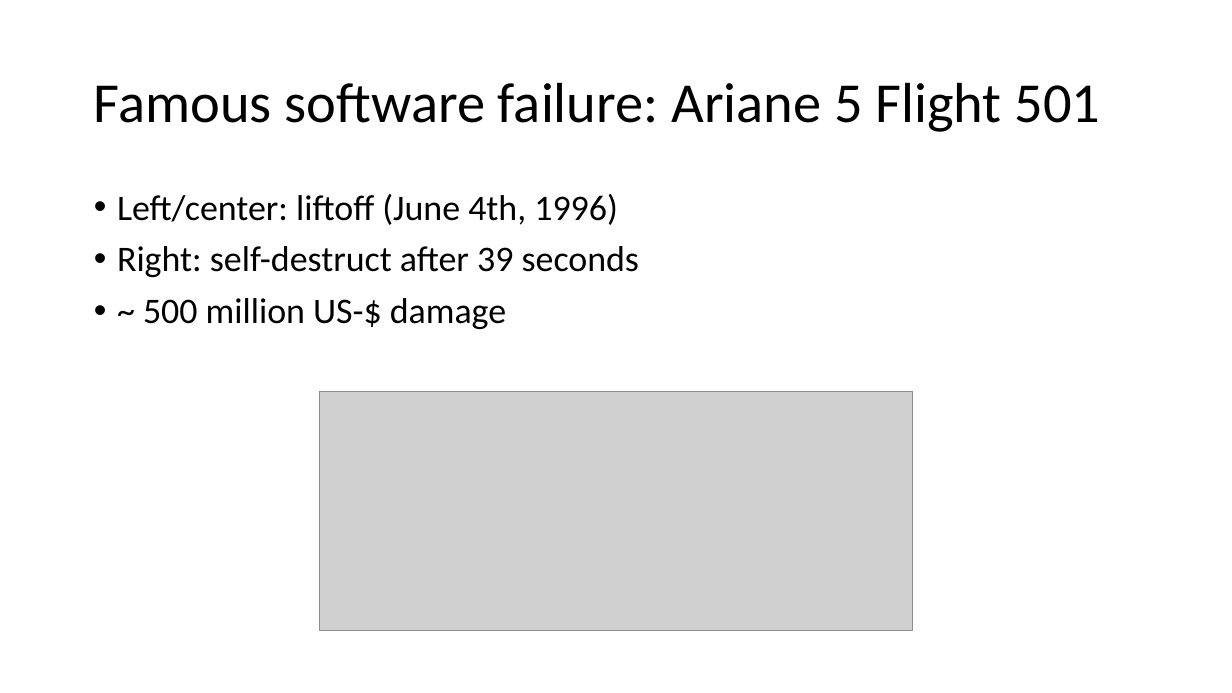
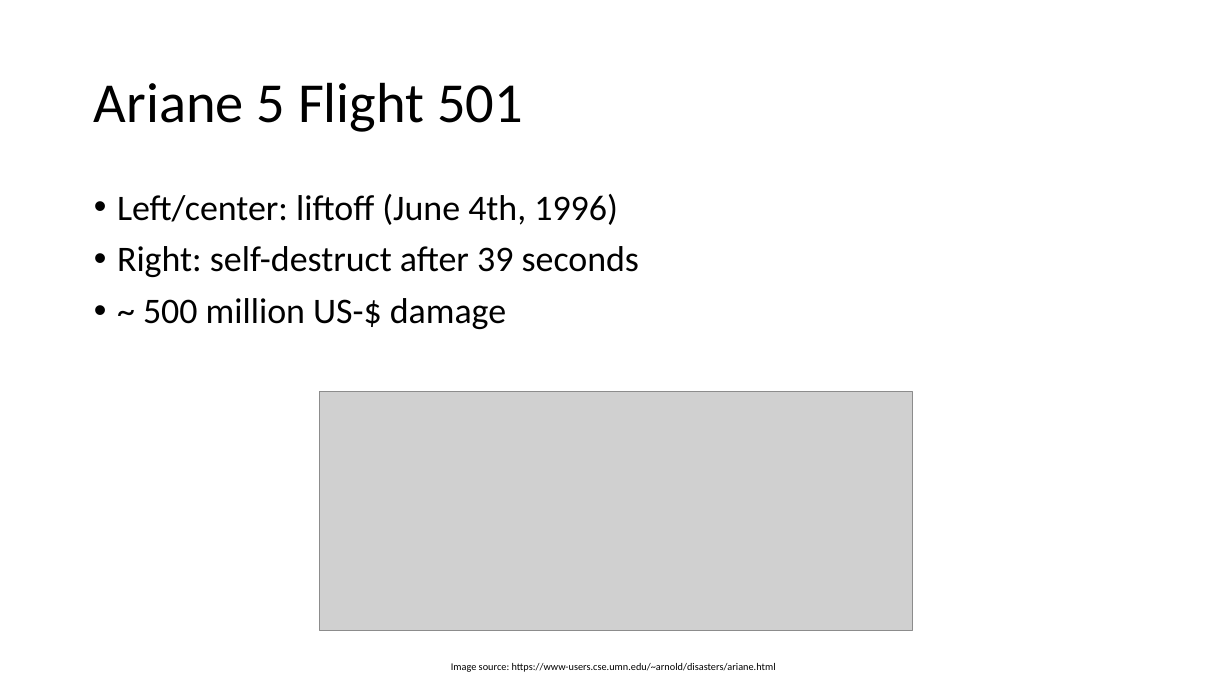
Before and after one commit to tongzhou80/cs6100, a slide deck: slide 10 of slides/Lecture1.pptx. Drawn at 1232x693 pixels with LibreOffice and Linux fonts; fonts in the diff are those of the drawing; grey boxes stand for pictures; background and template pictures are left out. Boxes give left, top, right and bottom in pixels: in the first picture for what was removed or moved away, otherwise in the second. Text is boxed around its words. In the diff, an @@ line names an element or a change of style, - is before the commit and + after.

```diff
--- a/slides/Lecture1.pptx
+++ b/slides/Lecture1.pptx
@@ title at [94, 82, 523, 132]: text changed @@
-Famous software failure: Ariane 5 Flight 501
+Ariane 5 Flight 501
@@ text added at [451, 663, 776, 672], 8 pt, text #000000 @@
+Image source: https://www-users.cse.umn.edu/~arnold/disasters/ariane.html
```
Also in this commit, not shown: 6 other slides changed, 4 slides added, 1 slide removed, 1 other file.
